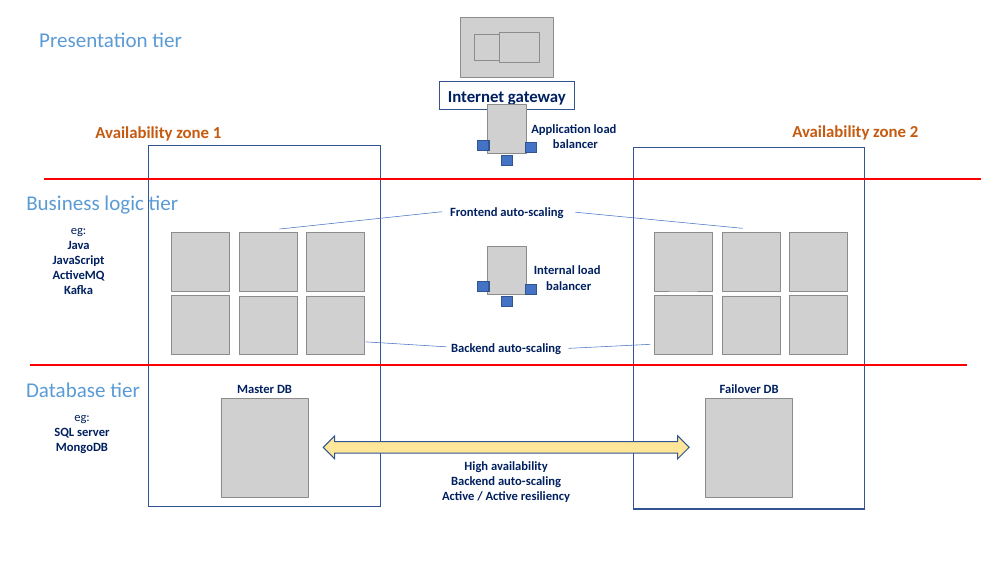
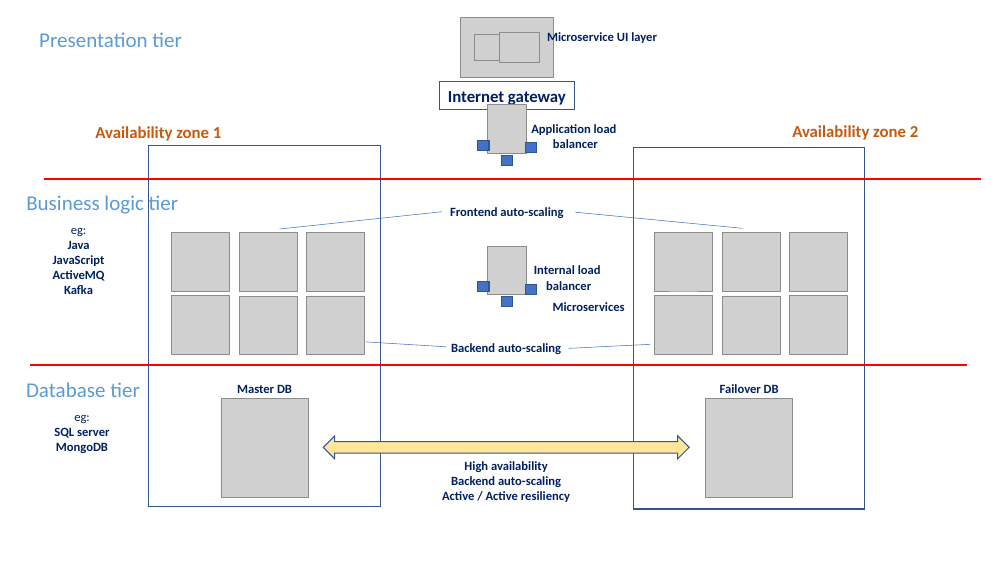
Before and after one commit to DevOps-Bren/KPMG, a slide deck: slide 1 of Challenge_1.pptx. Drawn at 1008x567 pixels with LibreOffice and Linux fonts; fonts in the diff are those of the drawing; grey boxes stand for pictures. Boxes give left, top, right and bottom in pixels: in the first picture for what was removed or moved away, otherwise in the second. Text is boxed around its words. In the diff, an @@ line names an element or a change of style, - is before the commit and + after.

```diff
--- a/Challenge_1.pptx
+++ b/Challenge_1.pptx
@@ text added at box(547, 30, 657, 44), 12 pt, text #002060, bold @@
+Microservice UI layer
@@ text added at box(553, 302, 625, 311), 12 pt, text #002060, bold @@
+Microservices
```
